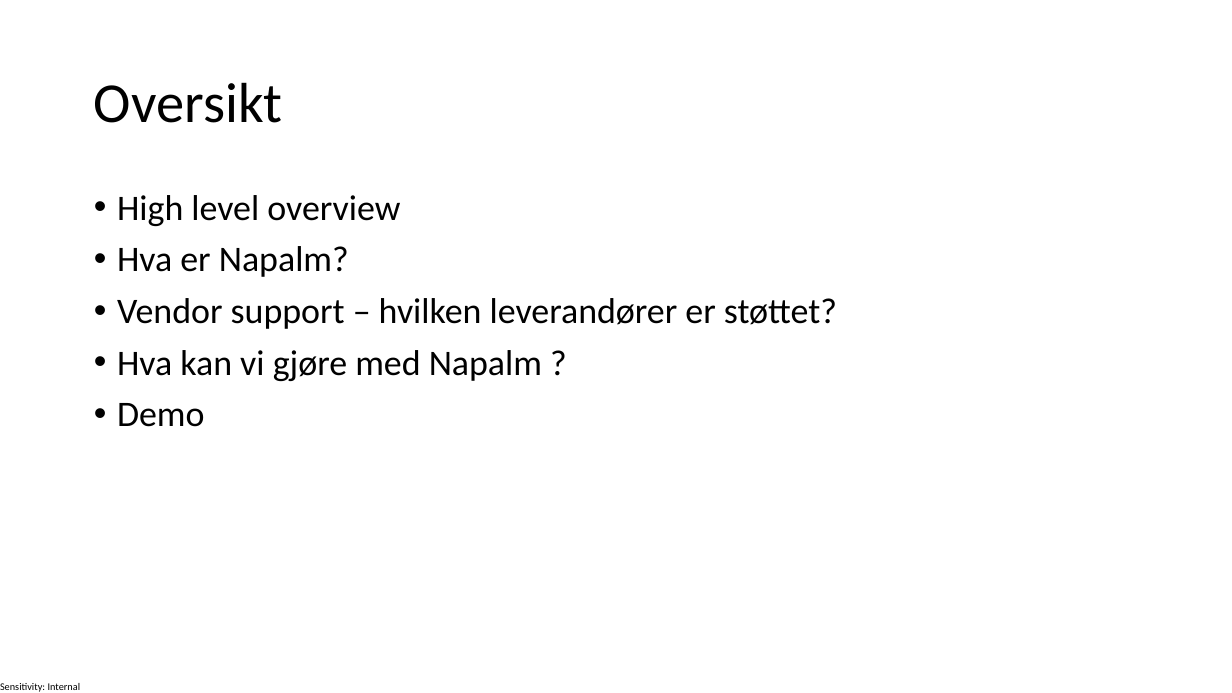
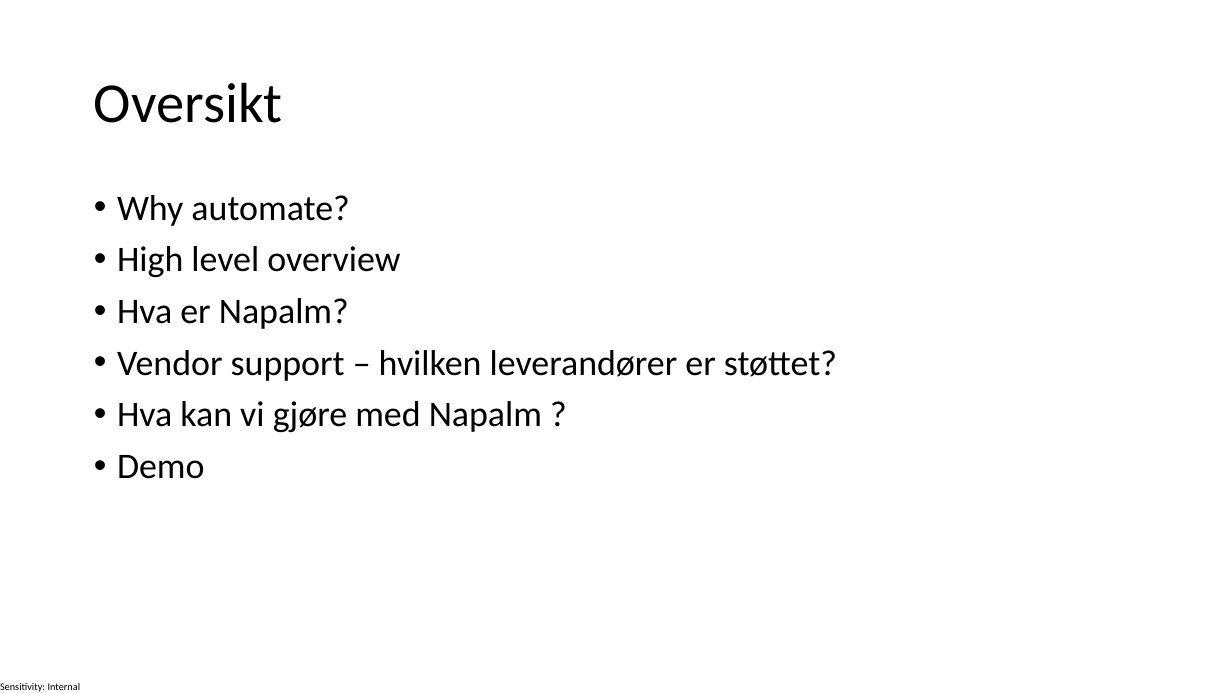
Before and after one commit to ateanorge/CNSDQ121, a slide deck: slide 2 of 02-Harbir/NaplamPresentation.pptx. Drawn at 1232x693 pixels with LibreOffice and Linux fonts; fonts in the diff are those of the drawing. Boxes give left, top, right and bottom in pixels: in the first picture for what was removed or moved away, otherwise in the second. Text is boxed around its words. In the diff, an @@ line names an element or a change of style, - is before the commit and + after.

```diff
--- a/02-Harbir/NaplamPresentation.pptx
+++ b/02-Harbir/NaplamPresentation.pptx
@@ text at (117, 195, 349, 226): paragraph added @@
+• Why automate?
```
Also in this commit, not shown: 1 slide added, 1 other file.
